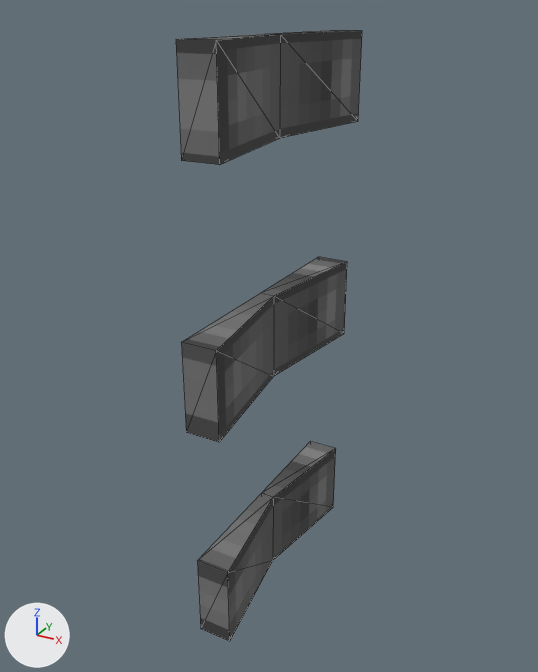
A saved change to the glTF model assets/amp/SM_Sliders.glb.
Rendered twice from a camera (50 mm lens) standing at (0.331, -0.613, 0.305) and looking at (-0.005, -0.002, -0.001). Every picture has the same lights, and +X, +Y and +Z are marked at lower left. The first picture is the older version. Mesh edges are drawn as thin lines. Vertices at exactly the same position are counted once.

Script lines for the objects in view, before the commit:
```python
me_text_004 = bpy.data.meshes.new('Text.004')
me_text_004.from_pydata(...)  # 36 vertices, 60 faces; spans x -0.014..0.021, y -0.14..0.146, z -0.284..0.284
me_text_004.materials.append(mat_m_amp)  # picture img_bc_amp
ob_sm_sliders = bpy.data.objects.new('SM_Sliders', me_text_004)
ob_sm_sliders.location = (0.0, 0.0, 0.0)
```
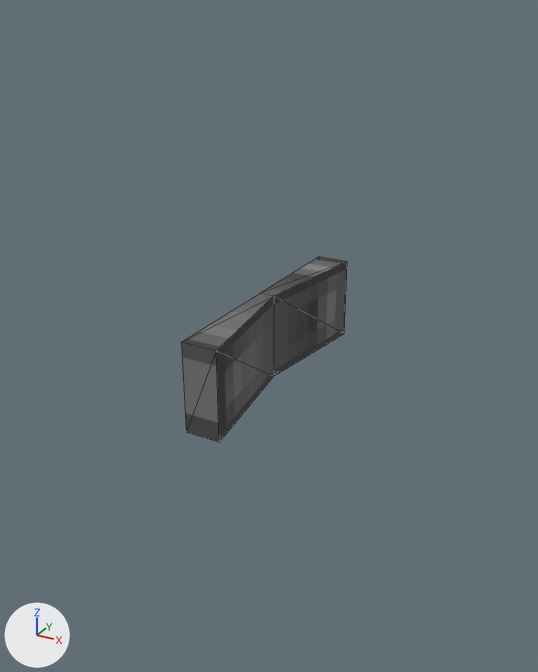
Where the change shows, as pixel boxes [x1, y1, x2, y2] in the pictures (538 x 672 px):
'SM_Sliders', reshaped (11% narrower, 70% shorter): before [176, 30, 362, 642]; after [181, 257, 347, 442]
part 1 of me_text_004, deleted: before [176, 30, 362, 165]
part 2 of me_text_004, deleted: before [197, 441, 336, 642]

The change, as a list of edits to the scene's bpy script:
```text
Change me_text_004:
    used by ob_sm_sliders; location = (0.0, 0.0, 0.0)
    remove me_text_004.from_pydata(...)  # 36 vertices, 60 faces; spans x -0.014..0.021, y -0.14..0.146, z -0.284..0.284
    add me_text_004.from_pydata(...)  # 12 vertices, 20 faces; spans x -0.014..0.021, y -0.14..0.133, z -0.044..0.044
    me_text_004 part 1: the loose piece of 12 vertices spanning x -0.014..0.021, y -0.128..0.146, z 0.196..0.284 is deleted
    me_text_004 part 2: the loose piece of 12 vertices spanning x -0.014..0.021, y -0.132..0.123, z -0.284..-0.196 is deleted
```
